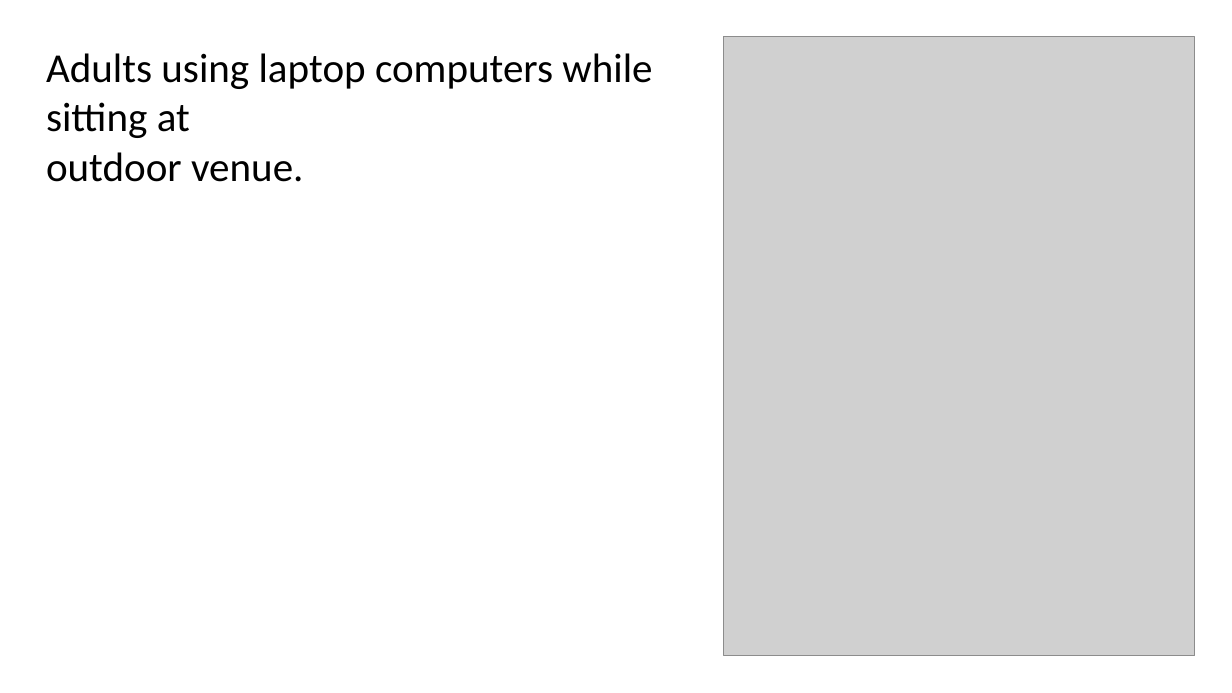
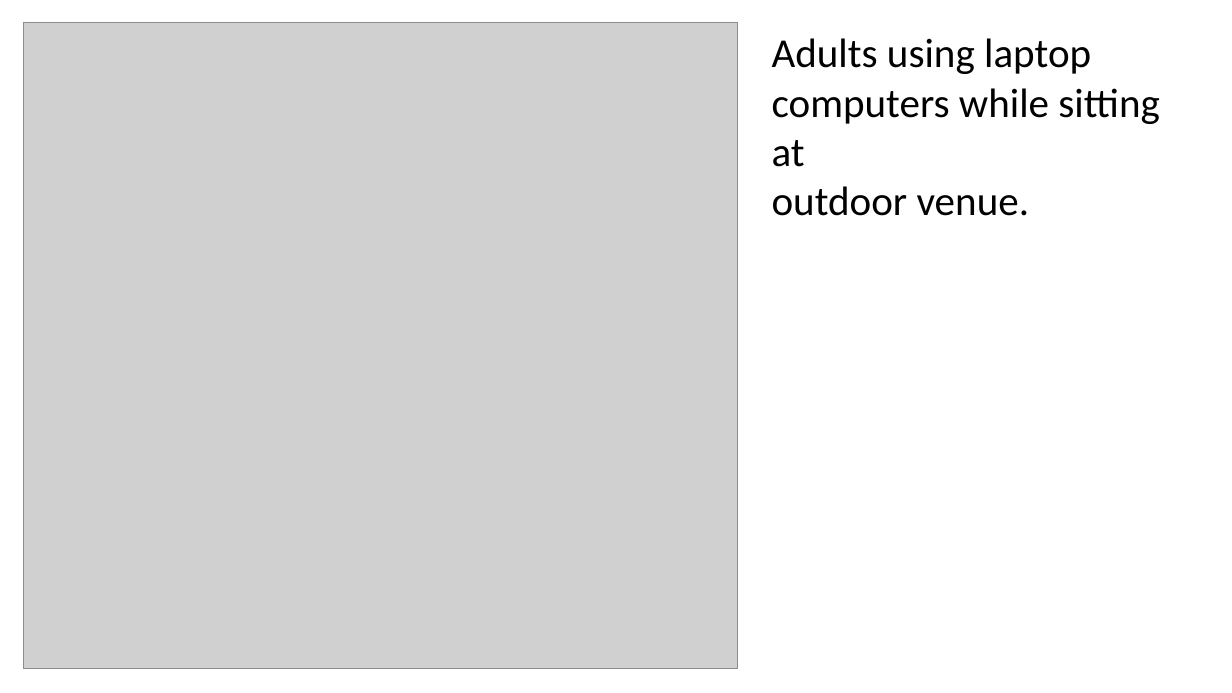
Before and after one commit to kozmojor/Instruction-Slide-Editing, a slide deck: slide 7 of coco_relayout_out.pptx (slide 16 before the commit). Drawn at 1232x693 pixels with LibreOffice and Linux fonts; fonts in the diff are those of the drawing; grey boxes stand for pictures. Boxes give left, top, right and bottom in pixels: in the first picture for what was removed or moved away, otherwise in the second. Text is boxed around its words. In the diff, an @@ line names an element or a change of style, - is before the commit and + after.

```diff
--- a/coco_relayout_out.pptx
+++ b/coco_relayout_out.pptx
@@ picture: place and size @@
-picture at [724,37,1195,656]
+picture at [23,22,738,669]
@@ text "Adults using laptop": place and size @@
-text "Adults using laptop" at [46,53,652,182]
+text "Adults using laptop" at [772,38,1160,216]
@@ text at [772,38,1160,167]: text changed @@
-Adults using laptop computers while sitting at
+Adults using laptop
+computers while sitting at
```
Also in this commit, not shown: 19 other slides changed, 8 other files.
